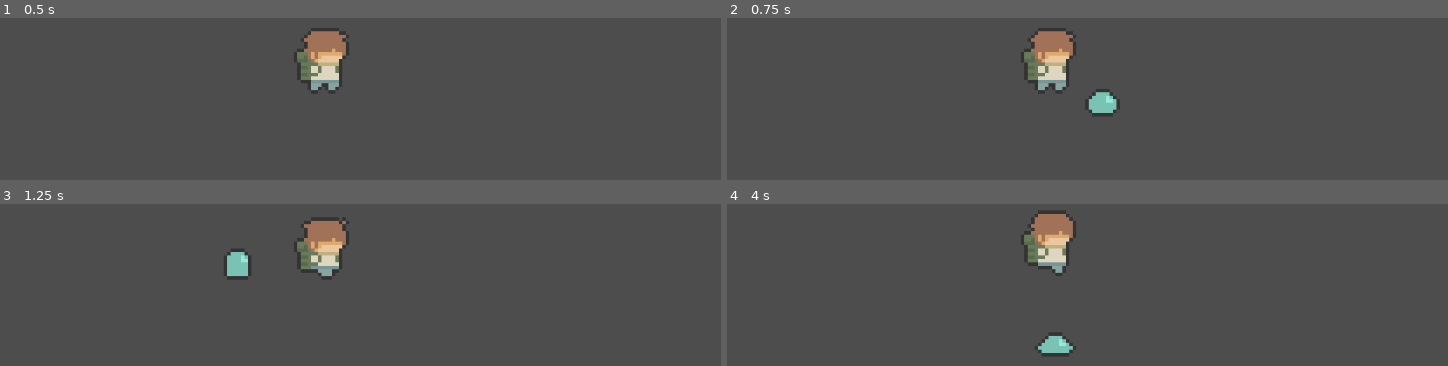
Above: before the commit, frames 1-4 (two rows, left to right).
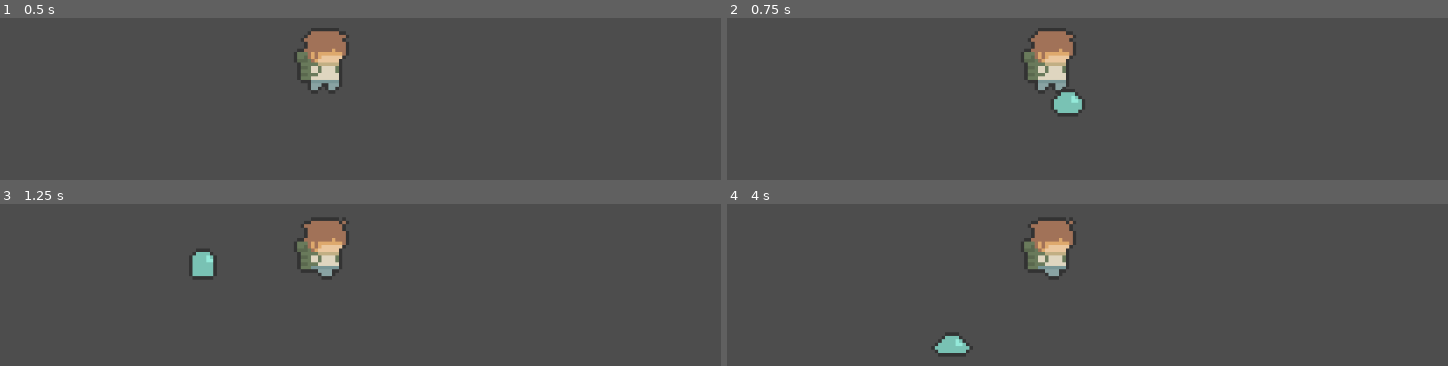
Above: after the commit, the same moments.

Repository: j6nca/schmove
Game: Godot game, scene res://scenes/test_scene.tscn
Two runs of this game, one before a commit and one after it. Both use one fixed random seed, a clock stepped at 60 frames per second and the inputs below.
Inputs (mouse positions are in pixels of both pictures, inside the frame that each line leads up to):
- Up to frame 1 (0.5 s): no input
- Up to frame 2 (0.75 s): tap Enter (ui_accept) at 0.5 s; move the mouse to (1224, 40) at 0.52 s; hold D (move_right) from 0.53 s (still down); click (1224, 40) at 0.6 s
- Up to frame 3 (1.25 s): keep holding D (move_right); tap Enter (ui_accept) at 0.77 s
- Up to frame 4 (4 s): move the mouse to (885, 270) at 1.27 s; click (885, 270) at 1.35 s; tap Enter (ui_accept) at 1.52, 3.02, 3.77 s; move the mouse to (outside the picture) at 2.02 s; release D (move_right) at 2.03 s; hold A (move_left) 2.03-2.78 s; click (outside the picture) at 2.1 s; move the mouse to (1008, 338) at 2.77 s; hold D (move_right) from 2.78 s (still down); click (1008, 338) at 2.85 s; move the mouse to (1289, 315) at 3.52 s; click (1289, 315) at 3.6 s

Frame 1 is identical in both runs. In frame 2, 1.2% of the frame differs, in the area x 44-55%, y 43-61%; in frame 3, 1.2%; in frame 4, 2.5%, in the area x 28-49%, y 4-94%.

Commit message:
remove satchel spawn offset since we dont collide with players

Diff:
--- a/scenes/player.tscn
+++ b/scenes/player.tscn
@@ -114,7 +114,7 @@
 texture = ExtResource("1_h74lq")
 hframes = 4
 vframes = 2
-frame = 1
+frame = 2
 
 [node name="AnimationPlayer" type="AnimationPlayer" parent="."]
 libraries = {
--- a/scripts/player.gd
+++ b/scripts/player.gd
@@ -5,7 +5,7 @@
 const BASE_JUMP_VELOCITY = -200.0
 const BASE_SLIME_CHARGES = BASE_MAX_CHARGES
 const BASE_OUTLINE = Vector4(0.2, 0.2, 0.2, 1.0)
-const BASE_MAX_CHARGES = 12
+const BASE_MAX_CHARGES = 102
 const BASE_LIVE_CHARGES = 1
 
 @onready var animation_tree : AnimationTree = $AnimationTree
@@ -89,7 +89,7 @@
 		get_parent().add_child(satchel)
 		var throw_direction = (get_global_mouse_position() - global_position).normalized()
 		print(throw_direction)
-		satchel.position = Vector2(position.x + last_direction * 10, position.y)
+		satchel.position = Vector2(position.x, position.y)
 		satchel.velocity = satchel.BASE_THROW_SPEED * throw_direction
 		available_charges -= 1
 
--- a/scripts/satchel.gd
+++ b/scripts/satchel.gd
@@ -39,12 +39,12 @@
 	#detonate logic here
 	remove_from_group("satchels")
 	var player_pos = get_parent().get_node("Player").global_position
-	var explosion_vector = player_pos - global_position
-	explosion_vector = Vector2(explosion_vector.x, explosion_vector.y)
+	var explosion_vector = (player_pos - global_position).normalized()
+	explosion_vector = Vector2(explosion_vector.x * 10, explosion_vector.y)
 	# print("satchel: ", global_position)
 	# print("player: ", player_pos)
 	#print("resulting", explosion_vector)
-	get_parent().get_node("Player").set_explosion(explosion_vector.normalized() * explosion_strength)
+	get_parent().get_node("Player").set_explosion(explosion_vector * explosion_strength)
 	animation_player.play("explosion")
 	await animation_player.animation_finished
 	queue_free()
